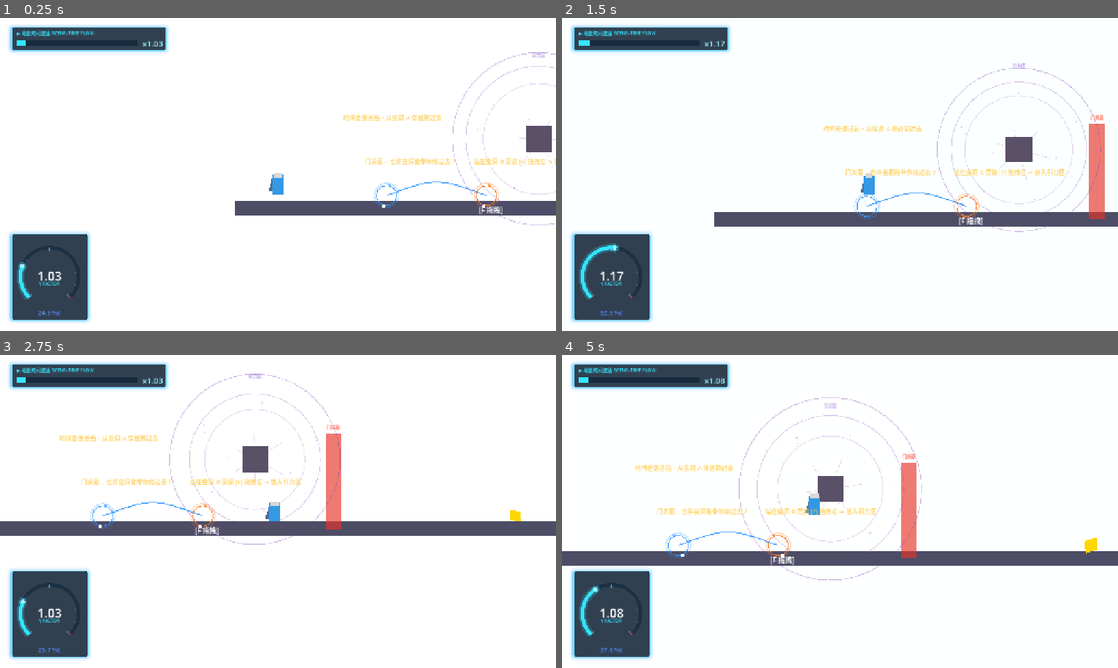
Above: before the commit, frames 1-4 (two rows, left to right).
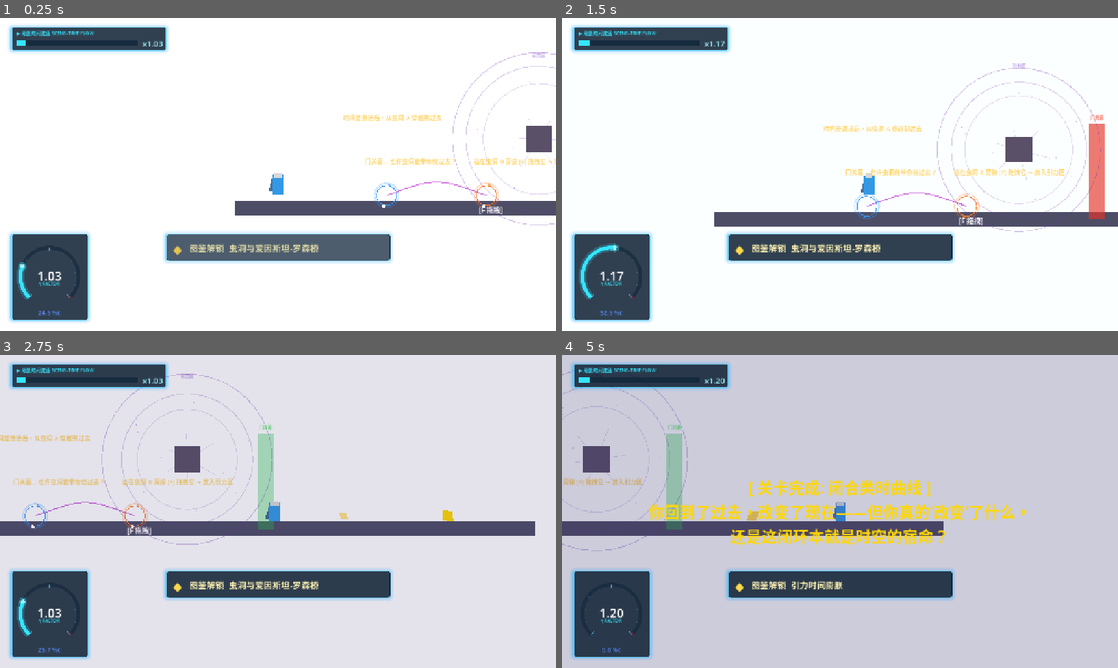
Above: after the commit, the same moments.

Repository: moss-550-w/Relativity-Puzzle
Game: Godot game, scene res://scenes/world_2_gravity/level_2_2.tscn
The game is run twice, just before and just after one commit, with the same random seed, the same clock (stepped at 60 frames per second) and the same inputs. This scene is started directly instead of the project's main scene.
Inputs:
- Up to frame 1 (0.25 s): no input
- Up to frame 2 (1.5 s): hold D (move_right) from 0.53 s (still down); tap F (grab) at 0.6 s; tap Space (jump) at 0.77 s; tap Shift (sprint) at 1.35 s
- Up to frame 3 (2.75 s): tap Space (jump) at 1.52 s; release D (move_right) at 2.03 s; hold A (move_left) from 2.03 s (still down); tap F (grab) at 2.1 s
- Up to frame 4 (5 s): release A (move_left) at 2.78 s; hold D (move_right) 2.78-4.28 s; tap Shift (sprint) at 2.85, 4.35 s; tap Space (jump) at 3.02, 3.77, 4.52 s; tap F (grab) at 3.6 s; hold A (move_left) from 4.28 s (still down)

The runs differ from the first frame. In frame 1, 4.2% of the frame differs, in the area x 29-88%, y 52-79%; in frame 2, 4.4%; in frame 3, 89%; in frame 4, 94%, in the area x 0-100%, y 0-100%.

Commit message:
refactor(mechanics): 优化引力区和传送门的检测逻辑
1. 给引力区节点添加gravity_zone分组方便查找
2. 改用分组+距离检测替代不可靠的区域重叠检测引力重叠
3. 新增传送门距离检测作为信号检测的双保险
4. 简化了时间差激活的解锁判断逻辑

Diff:
--- a/scripts/mechanics/gravity_zone.gd
+++ b/scripts/mechanics/gravity_zone.gd
@@ -38,6 +38,8 @@
 
 	body_entered.connect(_on_body_entered)
 	body_exited.connect(_on_body_exited)
+
+	add_to_group("gravity_zone")
 
 	_build_visual()
 	_build_particles()
--- a/scripts/mechanics/wormhole_pair.gd
+++ b/scripts/mechanics/wormhole_pair.gd
@@ -249,6 +249,7 @@
 	_handle_drag()
 	_check_gravity_overlap()
 	_check_paradox()
+	_check_portal_touch()  # 直接距离检测，双保险
 
 
 func _handle_drag() -> void:
@@ -271,16 +272,17 @@
 
 
 func _check_gravity_overlap() -> void:
-	# 检测 Portal B 是否与任何 GravityZone 重叠
+	# 检测 Portal B 是否在任何引力区范围内（用 group + 距离，替代不可靠的 area-area 检测）
 	var was_active := time_diff_active
 	time_diff_active = false
-	for area in _portal_b.get_overlapping_areas():
-		if area.has_method("_tween_to") or area.get("gravity_scale") != null:
+	var bp := _portal_b.global_position
+	for gz in get_tree().get_nodes_in_group("gravity_zone"):
+		var rr: float = gz.get("ring_radius") if gz else 180.0
+		if bp.distance_to(gz.global_position) < rr:
 			time_diff_active = true
 			break
-	if time_diff_active != was_active:
-		if time_diff_active:
-			CodexManager.unlock("wormhole")
+	if time_diff_active and not was_active:
+		CodexManager.unlock("wormhole")
 
 
 func _check_paradox() -> void:
@@ -332,6 +334,29 @@
 	# 返回现在
 	_teleport(body, _portal_b, _portal_a)
 	ctc_past_active = false
+
+
+## 直接距离检测作为 body_entered 信号的补充保险
+func _check_portal_touch() -> void:
+	if _cooldown_remaining > 0.0:
+		return
+	var player := _get_player()
+	if not player:
+		return
+	var pp := player.global_position
+	var touch_dist := portal_radius + 16.0  # 接触判定距离
+
+	if not ctc_past_active and time_diff_active:
+		# 现在态 + 时间差 → 进 A 回到过去
+		if pp.distance_to(_portal_a.global_position) < touch_dist:
+			_teleport(player, _portal_a, _portal_b)
+			ctc_past_active = true
+			PlayerMetrics.wormhole_loop_count += 1
+	elif ctc_past_active:
+		# 过去态 → 进 B 返回现在
+		if pp.distance_to(_portal_b.global_position) < touch_dist:
+			_teleport(player, _portal_b, _portal_a)
+			ctc_past_active = false
 
 
 func _teleport(player: Node2D, from_portal: Area2D, to_portal: Area2D) -> void:
